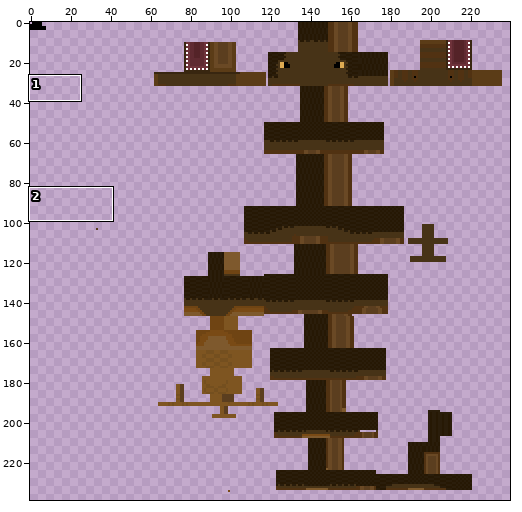
Sprite sheet, stored at resources/textures/entity/tyrannosaurus/tyrannosaurus 1.png. Above: a wide view before the commit, with the close-up outlined.
Close-up. The starting point:
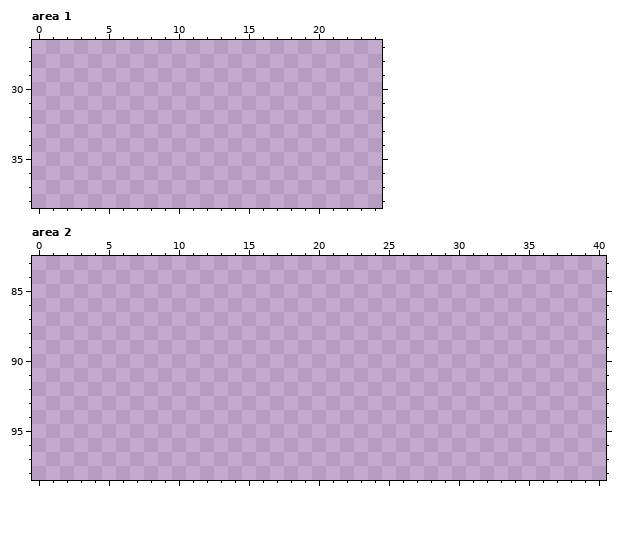
The file is 256x256 pixels. Colours within 5 levels of each other are drawn and written as one. Shown: area 1: x 0..24, y 27..38; area 2: x 0..40, y 83..98. The wide view leaves out empty margins. The commit also changed other parts of the picture, which this record leaves out.
After the commit:
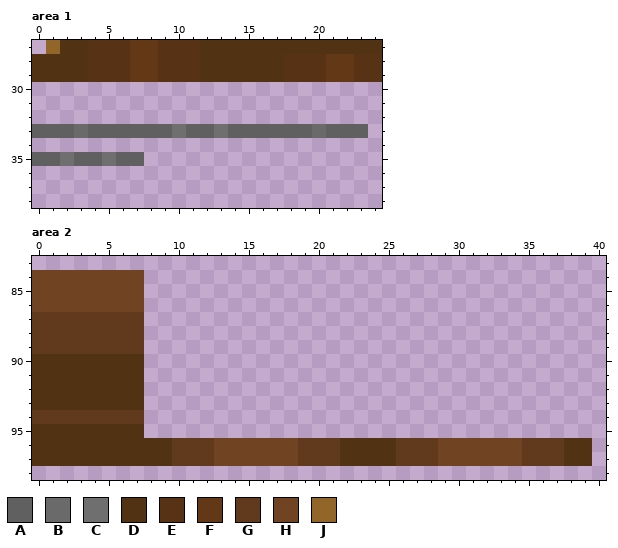
Palette (. is transparent): A #606060  B #6a6a6a  C #6f6f70  D #513212  E #583215  F #623817  G #613a1d  H #704323  J #926528
Change:
Area 1:
y 27: x 1..24 ........................ -> JDDEEEFFEEEDDDDDDDDDDDDD
y 28..29: x 0..24 ......................... -> DDDDEEEFFEEEDDDDDDEEEFFEE
y 33: x 0..23 ........................ -> AAABAAAAAACAACAAAAAABAAA
y 35: x 0..7 ........ -> AACAACAA
Area 2:
y 84..86: x 0..7 ........ -> HHHHHHHH
y 87..89: x 0..7 ........ -> GGGGGGGG
y 90..93: x 0..7 ........ -> DDDDDDDD
y 94: x 0..7 ........ -> GGGGGGGG
y 95: x 0..7 ........ -> DDDDDDDD
y 96..97: x 0..39 ........................................ -> DDDDDDDDDDGGGHHHHHHGGGDDDDGGGHHHHHHGGGDD
Changed places in both close-ups, as pixel boxes (x1, y1, x2, y2):
added: (32, 40, 382, 82)
added: (32, 124, 368, 166)
added: (32, 270, 592, 466)
